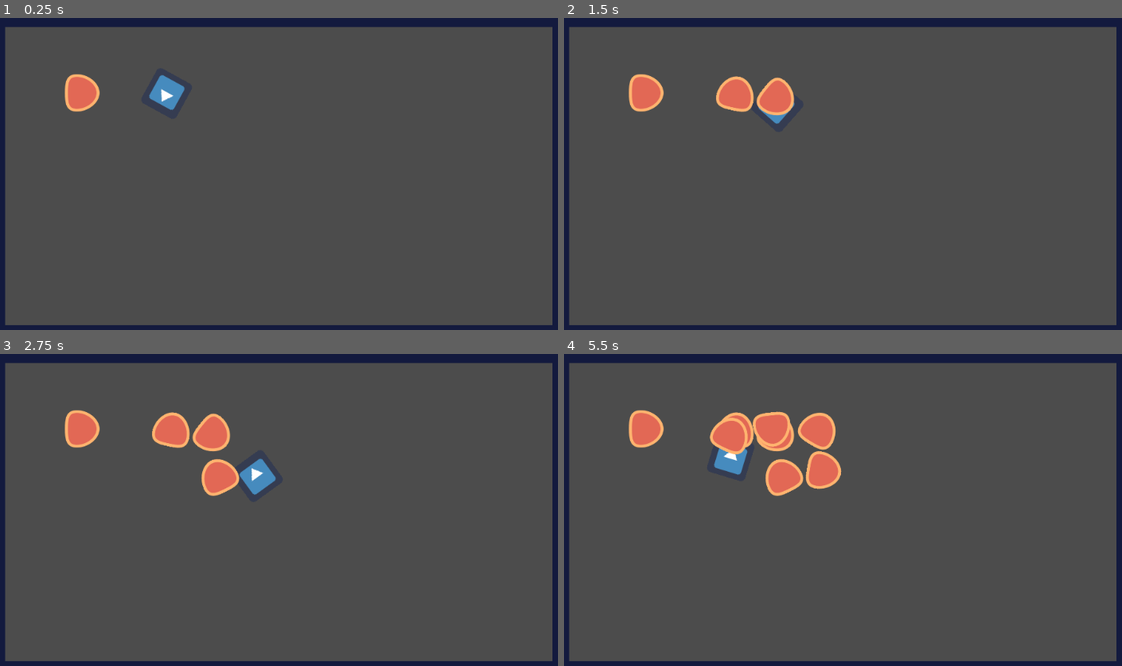
Above: before the commit, frames 1-4 (two rows, left to right).
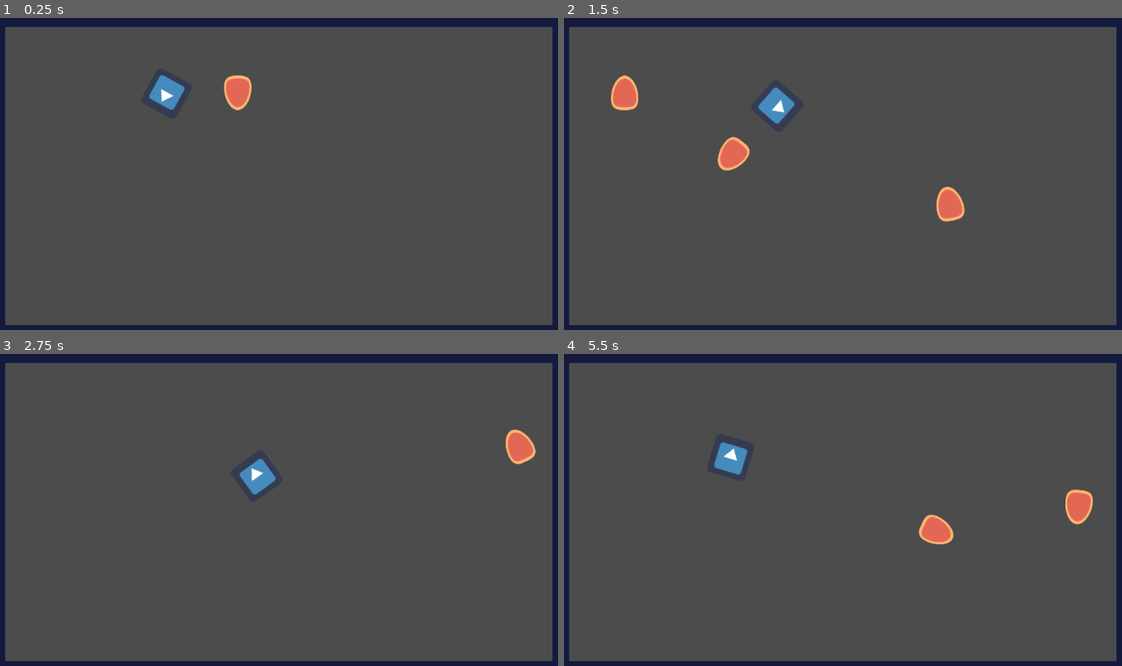
Above: after the commit, the same moments.

Repository: yenyao/GodotJam
Game: Godot game, scene res://src/Levels/FirstScene.tscn
The game is run twice, just before and just after one commit, with the same random seed, the same clock (stepped at 60 frames per second) and the same inputs. The engine's default icon, where the game draws it, is replaced by a stand-in: a white triangle on a blue panel in a dark square.
Inputs (mouse positions are in pixels of both pictures, inside the frame that each line leads up to):
- Up to frame 1 (0.25 s): no input
- Up to frame 2 (1.5 s): move the mouse to (976, 145) at 0.52 s; hold D (move_right) 0.53-1.28 s; click (976, 145) at 0.6 s; move the mouse to (709, 183) at 1.27 s; hold S (move_down) from 1.28 s (still down); click (709, 183) at 1.35 s
- Up to frame 3 (2.75 s): move the mouse to (334, 416) at 2.02 s; release S (move_down) at 2.03 s; hold D (move_right) from 2.03 s (still down); click (334, 416) at 2.1 s
- Up to frame 4 (5.5 s): move the mouse to (803, 575) at 2.77 s; release D (move_right) at 2.78 s; hold W (move_up) 2.78-3.53 s; click (803, 575) at 2.85 s; move the mouse to (1027, 556) at 3.52 s; hold A (move_left) 3.53-5.03 s; click (1027, 556) at 3.6 s; move the mouse to (647, 444) at 4.27 s; click (647, 444) at 4.35 s; move the mouse to (870, 500) at 5.02 s; hold S (move_down) from 5.03 s (still down); click (870, 500) at 5.1 s

The runs differ from the first frame. In frame 1, 1.1% of the frame differs, in the area x 11-46%, y 17-31%; in frame 2, 3.0%; in frame 3, 2.9%; in frame 4, 4.9%, in the area x 11-95%, y 17-61%.

Commit message:
tweaked numbers

Diff:
--- a/src/Levels/FirstScene.gd
+++ b/src/Levels/FirstScene.gd
@@ -1,5 +1,4 @@
 extends Node2D
-
 
 
 func _on_Player_shoot(Bullet, direction, location):
--- a/src/actors/Bullet.gd
+++ b/src/actors/Bullet.gd
@@ -1,7 +1,8 @@
 extends KinematicBody2D
 
-var velocity = Vector2(0, 0)
-
+var velocity = Vector2(1000, 0)
+const MAX_BOUNCE = 3
+var bounce = 0
 
 func _ready():
 	rotation =  get_angle(velocity)
@@ -15,6 +16,10 @@
 	#print(collision)
 
 	if collision:
+		bounce += 1
+		if bounce >= MAX_BOUNCE:
+			queue_free()
+			return
 		velocity = velocity.bounce(collision.normal)
 		rotation =  get_angle(velocity)
 
--- a/src/actors/Bullet.tscn
+++ b/src/actors/Bullet.tscn
@@ -12,8 +12,9 @@
 script = ExtResource( 2 )
 
 [node name="BulletIcon" type="Sprite" parent="."]
-position = Vector2( 0, 2.38419e-07 )
-scale = Vector2( 0.558146, 0.593988 )
+position = Vector2( 5.58794e-09, -9.53674e-07 )
+rotation = 1.57293
+scale = Vector2( 0.408088, 0.593988 )
 texture = ExtResource( 1 )
 
 [node name="CollisionShape2D" type="CollisionShape2D" parent="."]
--- a/src/actors/player.gd
+++ b/src/actors/player.gd
@@ -26,15 +26,10 @@
 func shoot():
 	if Input.is_action_just_pressed("shoot"):
 		emit_signal("shoot", Bullet, rotation, position)
+		print("rotation: ")
+		print(rotation)
 
 
 func _on_Area2D_body_entered(body):
-	print(body.name)
-
-
-func _on_Player_shoot(Bullet, direction, location):
-	var bullet = Bullet.instance()
-	add_child(bullet)
-	bullet.rotation = direction
-	bullet.position = location
-	bullet.velocity = bullet.velocity.rotated(direction)
+	#print(body.name)
+	print(" ")
